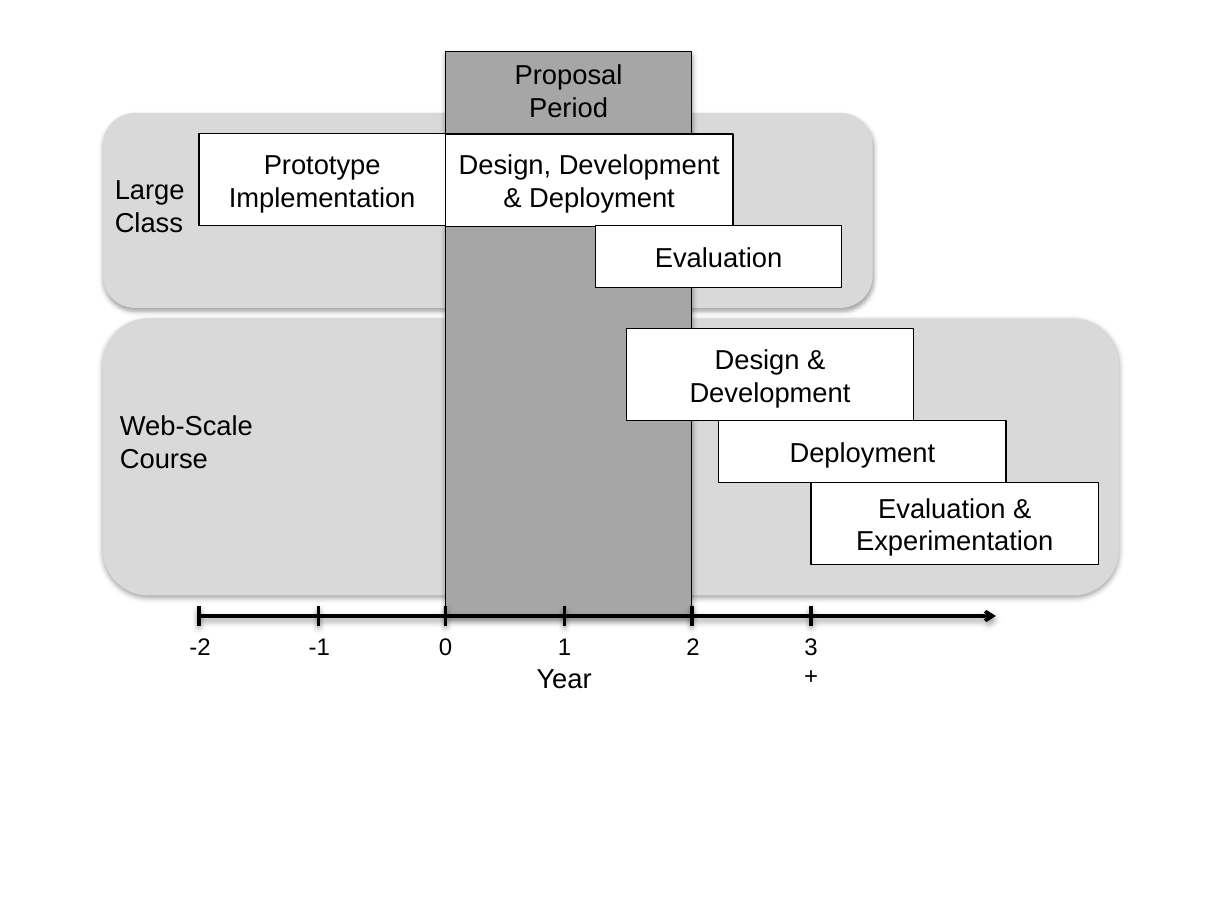
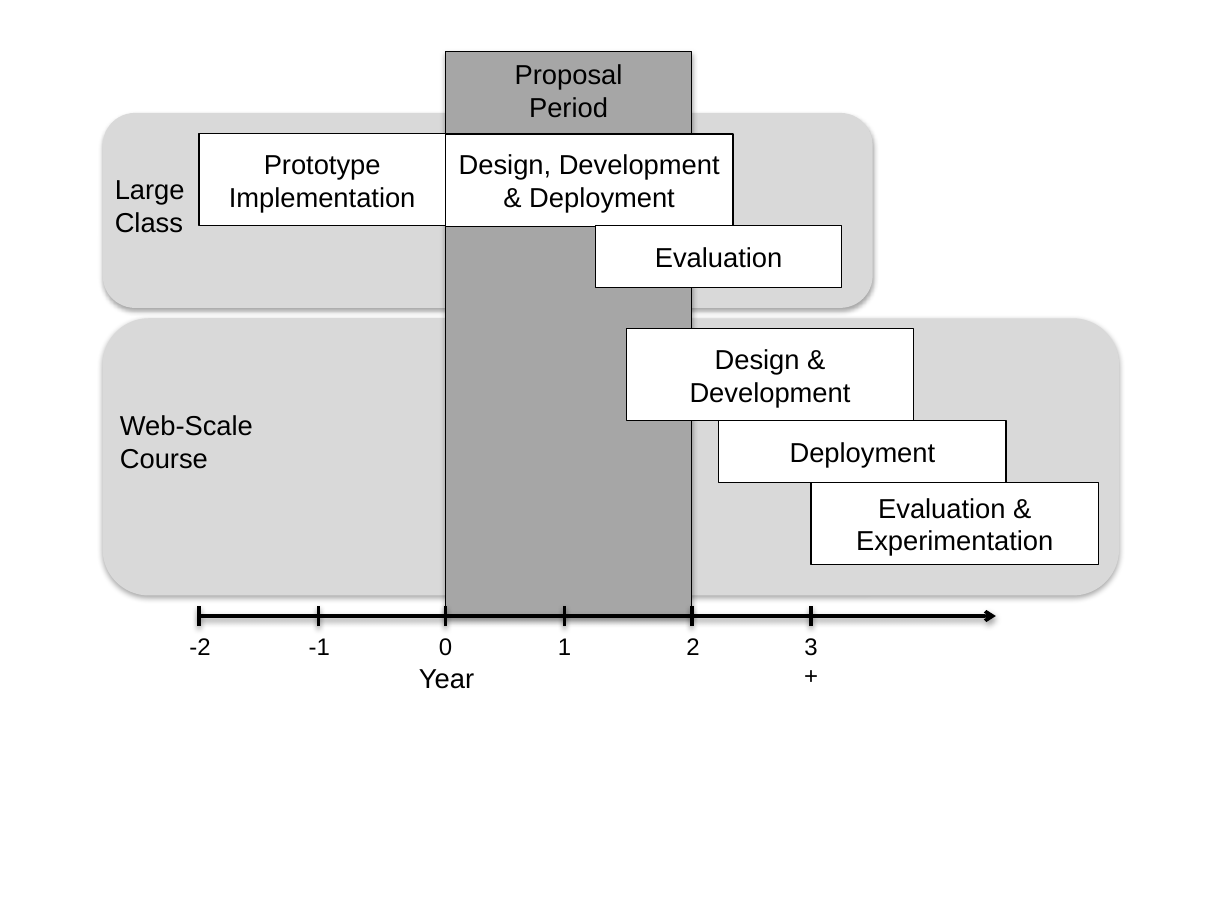
Before and after one commit to luisvonahn/Proof-Grading, a slide deck: slide 1 of schedule.pptx. Drawn at 1232x924 pixels with LibreOffice and Linux fonts; fonts in the diff are those of the drawing. Boxes give left, top, right and bottom in pixels: in the first picture for what was removed or moved away, otherwise in the second. Text is boxed around its words. In the diff, an @@ line names an element or a change of style, - is before the commit and + after.

```diff
--- a/schedule.pptx
+++ b/schedule.pptx
@@ text "Year": place and size @@
-text "Year" at box(537, 669, 592, 689)
+text "Year" at box(419, 669, 474, 689)
```
Also in this commit, not shown: 1 other file.
